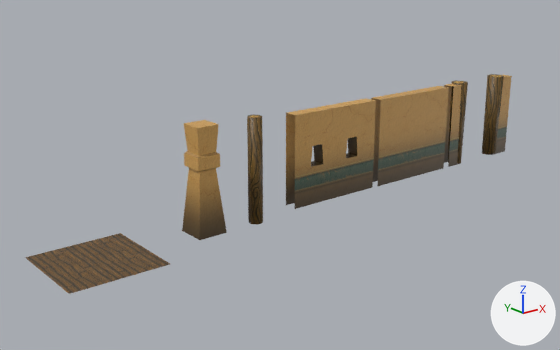
An edit to the Blender file Assets/ReferencedData/Client/Meshes-2015/Buildings/house1.blend, drawn before and after from the same camera.
Both versions are drawn from a camera (50 mm lens) standing at (-11.94, -11.79, 5.49) and looking at (-2.01, 0.63, 0.52). The lights are fixed; the arrows at lower right show +X, +Y and +Z.

Objects in the first picture: 'pillar', 'roof', 'wall', 'wall-window', 'wall.001', 'wood'.
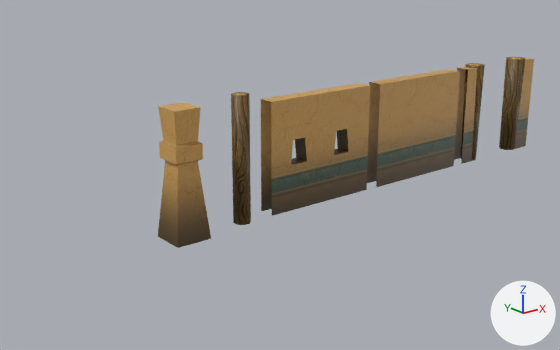
Where the newer file only moved an object's origin or applied its transform, the numbers keep the older frame.

Patch to the scene script:
```diff
--- a/Assets/ReferencedData/Client/Meshes-2015/Buildings/house1.blend.py
+++ b/Assets/ReferencedData/Client/Meshes-2015/Buildings/house1.blend.py
@@ me_cube_011 @@
 me_cube_011.from_pydata(...)  # 8 vertices, 3 faces; spans x -3.47..3.91, y -0.43..0.51, z 0.01..6.46
 # used by ob_wall; location = (1.27, 0.0, 0.0); scale = (0.308, 0.308, 0.308)
-me_cube_011.vertices[0].co = (-3.47, 0.51, 6.46)  # pixel (371, 97)
-me_cube_011.vertices[1].co = (3.91, 0.51, 6.46)  # pixel (439, 85)
-me_cube_011.vertices[2].co = (3.91, 0.51, 0.01)
-me_cube_011.vertices[3].co = (-3.47, 0.51, 0.01)
-me_cube_011.vertices[4].co = (3.91, -0.43, 6.46)  # pixel (448, 87)
-me_cube_011.vertices[5].co = (-3.47, -0.43, 6.46)  # pixel (380, 99)
-me_cube_011.vertices[6].co = (-3.47, -0.43, 0.01)  # pixel (377, 186)
-me_cube_011.vertices[7].co = (3.91, -0.43, 0.01)  # pixel (443, 168)
+# me_cube_011 part 1
+me_cube_011.vertices[0].co = (-3.62, 0.66, 7.6)  # pixel (368, 81)
+me_cube_011.vertices[1].co = (5.12, 0.66, 7.6)  # pixel (448, 69)
+me_cube_011.vertices[2].co = (5.12, 0.66, -0.03)
+me_cube_011.vertices[3].co = (-3.62, 0.66, -0.03)
+me_cube_011.vertices[4].co = (5.12, -0.45, 7.6)  # pixel (460, 70)
+me_cube_011.vertices[5].co = (-3.62, -0.45, 7.6)  # pixel (380, 84)
+me_cube_011.vertices[6].co = (-3.62, -0.45, -0.03)  # pixel (376, 187)
+me_cube_011.vertices[7].co = (5.12, -0.45, -0.03)  # pixel (453, 166)
 me_cube_011.materials.append(mat_texture3_png)
@@ me_cube_010 @@
 # used by ob_pillar; location = (-4.39, 0.0, 0.0); scale = (0.308, 0.308, 0.308)
-me_cube_010.from_pydata(...)  # 24 vertices, 21 faces; spans x -0.94..1.06, y -1.0..1.0, z -0.03..6.88
+me_cube_010.from_pydata(...)  # 24 vertices, 21 faces; spans x -2.55..-0.18, y -1.12..1.24, z -0.07..8.1
+# me_cube_010 part 3: 24 of 24 vertices moved; they spanned x -0.94..1.06, y -1.0..1.0, z -0.03..6.88 and now span x -2.55..-0.18, y -1.12..1.24, z -0.07..8.1; mean shift (-1.42, 0.06, 0.74); largest move (-0.7, 0.75, 6.88) -> (-2.25, 0.95, 8.1)
 me_cube_010.materials.append(mat_texture3_png)
@@ me_cube_009 @@
 # used by ob_wood; location = (-3.12, 0.0, 0.0); scale = (0.308, 0.308, 0.308)
-me_cube_009.from_pydata(...)  # 16 vertices, 10 faces; spans x -0.48..0.43, y -0.44..0.47, z -0.34..6.75
+me_cube_009.from_pydata(...)  # 16 vertices, 10 faces; spans x -1.67..-0.6, y -0.54..0.54, z -0.08..8.31
+# me_cube_009 part 2: 16 of 16 vertices moved; they spanned x -0.48..0.43, y -0.44..0.47, z -0.34..6.75 and now span x -1.67..-0.6, y -0.54..0.54, z -0.08..8.31; mean shift (-1.11, -0.01, 0.91); largest move (-0.48, -0.17, 6.75) -> (-1.67, -0.21, 8.31)
 me_cube_009.materials.append(mat_texture3_png)
@@ ob_wall_001 @@
-ob_wall_001 = bpy.data.objects.new('wall.001', me_cube_002)
@@ ob_wall_window @@
-ob_wall_window = bpy.data.objects.new('wall-window', me_cube_012)
@@ ob_roof @@
 ob_roof.location = (-6.62, 0.0, 0.0)
+ob_roof.hide_viewport = True
@@ ob_gate @@
+ob_gate = bpy.data.objects.new('gate', me_cube_002_1)  # 48 vertices, 26 faces; spans x -1.28..1.41, y -0.19..0.26, z -0.01..2.39; in mat_texture3_png (picture img_texture3_png)
+ob_gate.location = (4.43, 0.0, 0.0)
@@ ob_wall_window_1 @@
+ob_wall_window_1 = bpy.data.objects.new('wall window', me_cube_005)  # 24 vertices, 13 faces; spans x -1.32..1.37, y -0.14..0.2, z 0.0..2.35; in mat_texture3_png (picture img_texture3_png)
+ob_wall_window_1.location = (-1.52, 0.0, 0.0)
```

What differs and where, as boxes (x1, y1, x2, y2) in the pictures (560 x 350 px):
'wall window', added (brown)
    after: (261, 83, 370, 216)
'wall', reshaped (19% wider, 18% taller)
    before: (371, 86, 449, 186)
    after: (367, 69, 460, 187)
'wall-window', deleted (brown)
    before: (286, 98, 376, 209)
'pillar', reshaped (17% wider, 21% taller)
    before: (182, 120, 227, 240)
    after: (158, 102, 211, 248)
'gate', added (brown)
    after: (454, 57, 534, 164)
'roof', hidden (brown)
    before: (25, 233, 170, 294)
'wood', reshaped (24% wider, 21% taller)
    before: (247, 115, 263, 225)
    after: (231, 92, 251, 225)
'wall.001', deleted (brown)
    before: (444, 74, 512, 167)
